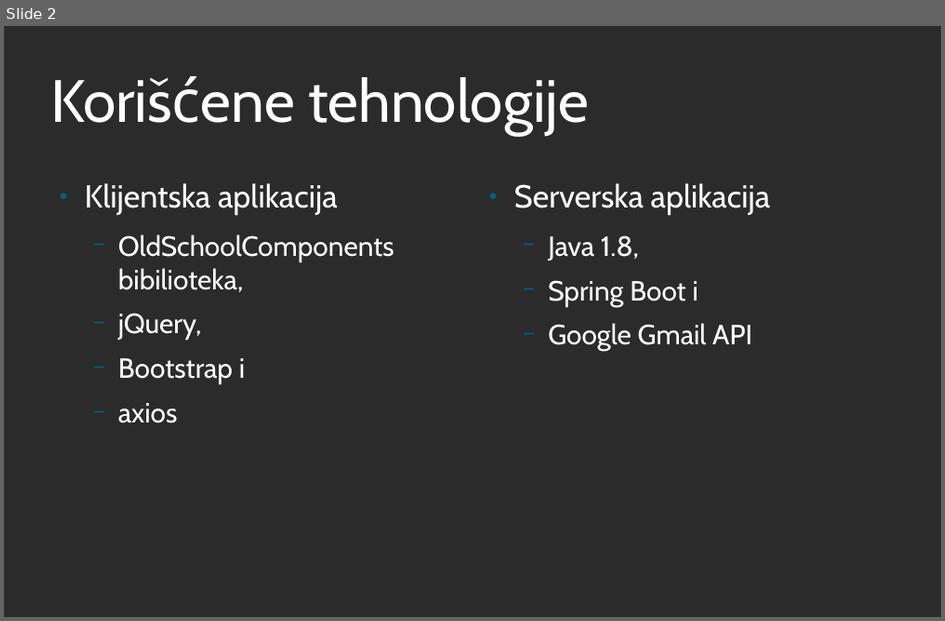
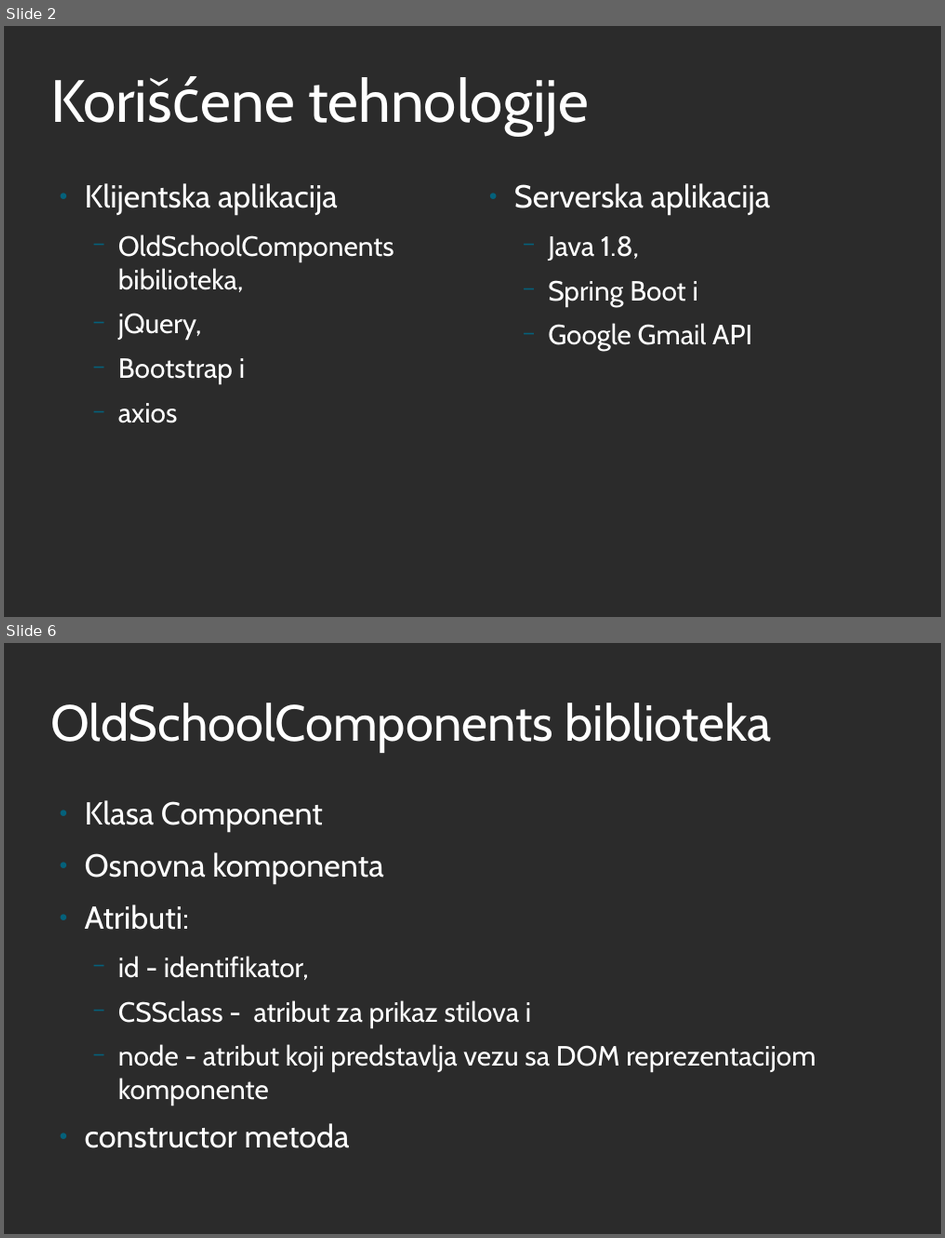
Before and after one commit to iv17/MScThesis, a slide deck: IvanaSavinPresentation.odp. Shown one above the other, each under a label of ours: slide 2 before the commit, slides 2 and 6 after it; the slides between them are not shown. The pictures are 945x621 and 945x1238 pixels, drawn with LibreOffice and Linux fonts; fonts in the diff are those of the drawing; background and template pictures are left out; a plain dark background stands for a picture behind light text. Boxes give left, top, right and bottom in pixels: in the first picture for what was removed or moved away, otherwise in the second. Text is boxed around its words. In the diff, an @@ line names an element or a change of style, - is before the commit and + after.

```diff
--- a/IvanaSavinPresentation.odp
+++ b/IvanaSavinPresentation.odp
@@ slide 6 added at [4,643,941,1234], background picture (left out) @@
@@ title added at [50,703,772,752], 51 pt, text #FFFFFF @@
+OldSchoolComponents biblioteka
@@ text added at [85,800,816,1148], 28 pt, text #FFFFFF @@
+● Klasa Component
+● Osnovna komponenta
+● Atributi:
+  − id - identifikator,
+  − CSSclass - atribut za prikaz stilova i
+  − node - atribut koji predstavlja vezu sa DOM reprezentacijom komponente
+● constructor metoda
```
Also in this commit, not shown: 3 slides changed, 2 other slides added, 2 slides removed, 1 other file.
